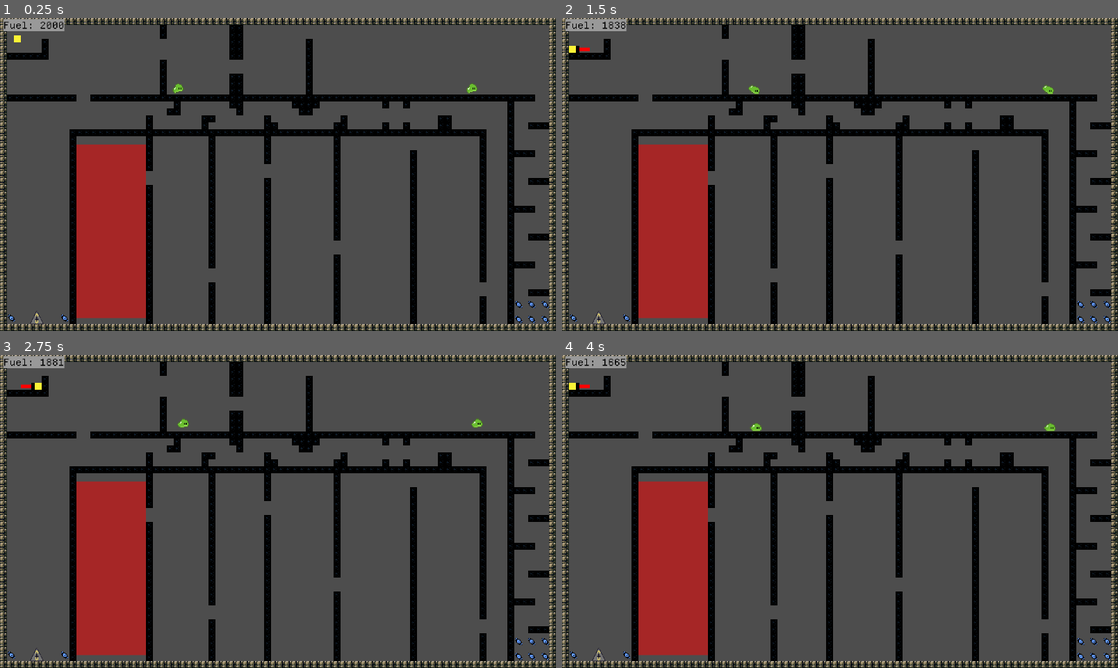
Above: before the commit, frames 1-4 (two rows, left to right).
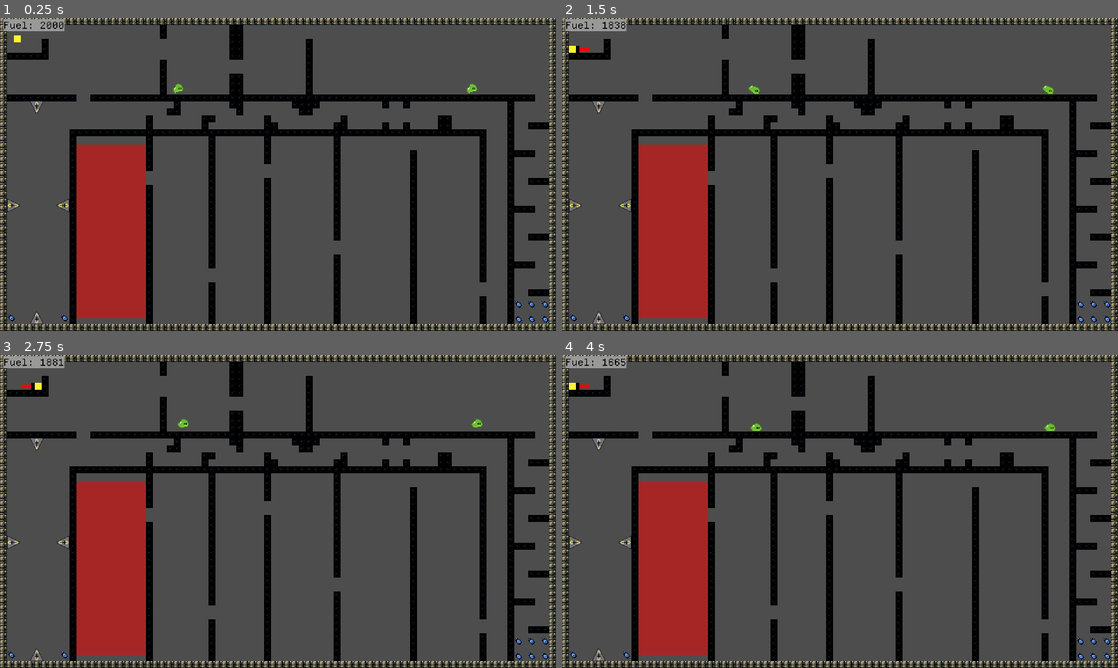
Above: after the commit, the same moments.

Repository: OSGH-web/balloon-movement-demo
Game: Godot game, scene res://levels/level-jake-1.tscn
The game is run twice, just before and just after one commit, with the same random seed, the same clock (stepped at 60 frames per second) and the same inputs. This scene is started directly instead of the project's main scene.
Inputs:
- Up to frame 1 (0.25 s): no input
- Up to frame 2 (1.5 s): hold Right (ui_right) from 0.53 s (still down); tap Up (ui_up) at 0.77 s; tap Enter at 1.25 s
- Up to frame 3 (2.75 s): tap Up (ui_up) at 1.52 s; tap R (reset) at 2 s; release Right (ui_right) at 2.03 s; hold Left (ui_left) from 2.03 s (still down)
- Up to frame 4 (4 s): release Left (ui_left) at 2.78 s; hold Right (ui_right) from 2.78 s (still down); tap Up (ui_up) at 3.02, 3.77 s

The runs differ from the first frame. In frame 1, 0.2% of the frame differs, in the area x 1-13%, y 26-62%; in frame 2, 0.2%; in frame 3, 0.2%; in frame 4, 0.2%.

Commit message:
Remove level to avoid merge conflict

Diff:
--- a/levels/level-jake-1.tscn
+++ b/levels/level-jake-1.tscn
@@ -47,5 +47,17 @@
 [node name="Slime2" parent="." index="15" instance=ExtResource("4_xy3xo")]
 position = Vector2(607, 264)
 
-[node name="Spike" parent="." index="17" instance=ExtResource("5_irrft")]
+[node name="Spike" parent="." index="16" instance=ExtResource("5_irrft")]
 position = Vector2(127, 1033)
+
+[node name="Spike2" parent="." index="17" instance=ExtResource("5_irrft")]
+position = Vector2(127, 310)
+rotation = 3.14159
+
+[node name="Spike3" parent="." index="18" instance=ExtResource("5_irrft")]
+position = Vector2(48, 647)
+rotation = 1.5708
+
+[node name="Spike4" parent="." index="19" instance=ExtResource("5_irrft")]
+position = Vector2(216, 647)
+rotation = 4.71239
Not shown: 1 places in levels/level-jake-1.tscn that only renumber resources
